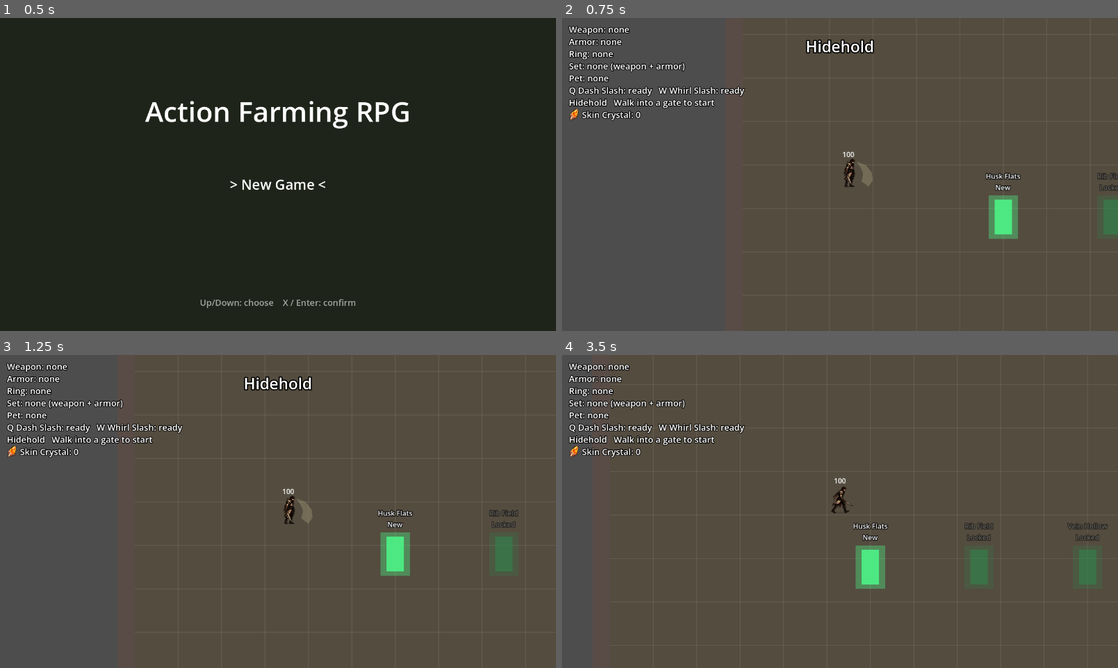
Above: before the commit, frames 1-4 (two rows, left to right).
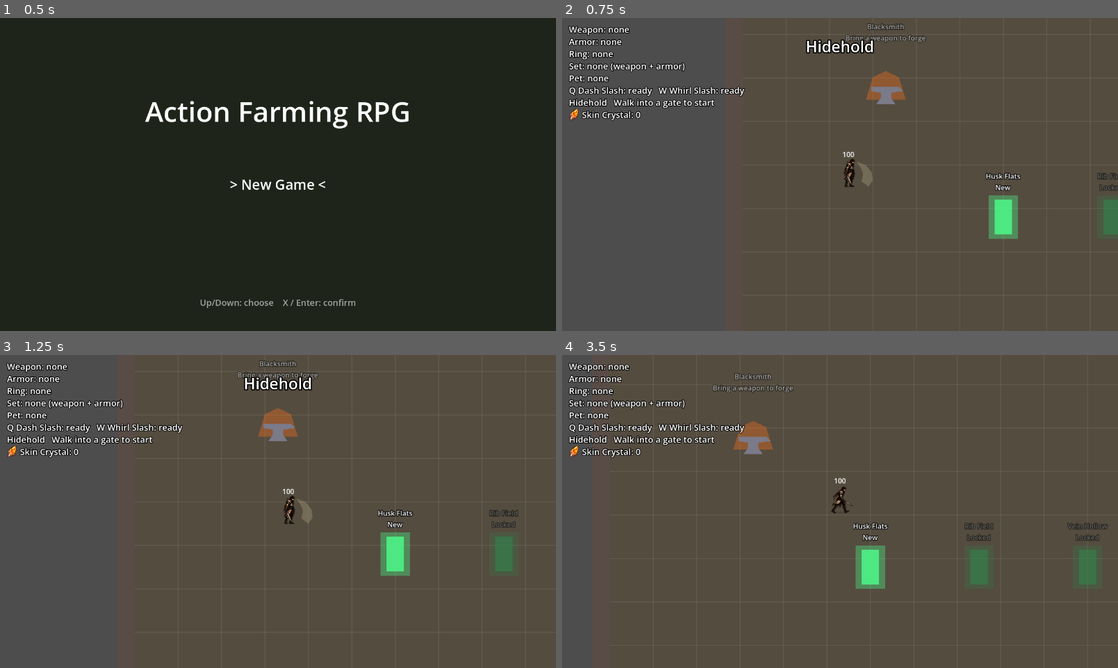
Above: after the commit, the same moments.

Repository: knc219-a11y/second-game
Game: Godot game, scene res://scenes/title.tscn
Same seed, same stepped clock (60 frames per second), same inputs: the game is played once before the commit and once after it.
Inputs:
- Up to frame 1 (0.5 s): no input
- Up to frame 2 (0.75 s): tap Enter (ui_accept) at 0.5 s; hold Right (move_right) from 0.53 s (still down); hold X (attack) from 0.53 s (still down)
- Up to frame 3 (1.25 s): keep holding Right (move_right); keep holding X (attack); tap Enter (ui_accept) at 0.77 s; tap C (interact, bound only after the commit) at 0.8 s
- Up to frame 4 (3.5 s): release Right (move_right) at 1.28 s; release X (attack) at 1.28 s; hold Down (move_down) 1.28-2.03 s; tap C (interact, bound only after the commit) at 1.35, 2.3 s; tap Enter (ui_accept) at 1.52, 3.02 s; tap X (attack) at 1.55, 3.05 s; hold Right (move_right) 2.03-2.78 s; hold X (attack) 2.03-2.78 s; hold Up (move_up) from 2.78 s (still down); tap Space (roll) at 2.85 s

Frame 1 is identical in both runs. In frame 2, 0.8% of the frame differs, in the area x 51-66%, y 1-28%; in frame 3, 0.8%; in frame 4, 0.8%.

Commit message:
Town blacksmith forges the worn weapon +1 with Skin Crystal
Press C at the anvil in town: +1 basic-attack damage per level for 5/10/20
Skin Crystal, up to +3. Forge level is saved (old saves 0); a drop must beat
bonus + forge to replace the weapon, and the new weapon starts at forge 0.

Co-Authored-By: Claude Opus 5.5 (1M context) <noreply@anthropic.com>
Claude-Session: https://claude.ai/code/session_01MoaM9zRWBsCya6WM9ej4Uz

Diff:
--- a/project.godot
+++ b/project.godot
@@ -68,6 +68,11 @@
 "events": [Object(InputEventKey,"resource_local_to_scene":false,"resource_name":"","device":-1,"window_id":0,"alt_press …(190 unchanged characters)…
 ]
 }
+interact={
+"deadzone": 0.5,
+"events": [Object(InputEventKey,"resource_local_to_scene":false,"resource_name":"","device":-1,"window_id":0,"alt_pressed":false,"shift_pressed":false,"ctrl_pressed":false,"meta_pressed":false,"pressed":false,"keycode":0,"physical_keycode":67,"key_label":0,"unicode":0,"location":0,"echo":false,"script":null)
+]
+}
 pause={
 "deadzone": 0.5,
 "events": [Object(InputEventKey,"resource_local_to_scene":false,"resource_name":"","device":-1,"window_id":0,"alt_press …(195 unchanged characters)…
--- a/scripts/player.gd
+++ b/scripts/player.gd
@@ -85,11 +85,17 @@
 # what's worn breaks down into Skin Crystal on pickup, salvage_amounts[rarity]
 # of it (Common 1, Magic 2, Rare 4, Legendary 8). A "+N Skin Crystal" popup
 # rises above the Player in the drop's rarity color, and the HUD keeps the
-# count. Saved in SAVE_PATH [materials]; nothing spends it yet (blacksmith later).
+# count. Saved in SAVE_PATH [materials]; the town blacksmith spends it (forge_costs).
 @export var material_name: String = "Skin Crystal"
 @export var salvage_amounts: Array[int] = [1, 2, 4, 8]
 @export var salvage_popup_time: float = 0.9
 @export var salvage_popup_rise: float = 36.0
+# Town blacksmith (test_map.gd): forging the worn weapon costs forge_costs[level]
+# Skin Crystal for the next level (+1 damage per level on basic attack hits),
+# up to forge_costs.size() (+3). The level belongs to that weapon: a drop only
+# replaces it if its bonus beats bonus + forge, and the new weapon starts at 0.
+# Saved in SAVE_PATH [gear] weapon_forge (older saves load 0).
+@export var forge_costs: Array[int] = [5, 10, 20]
 # Placeholder spark burst at each graze (grows and fades over graze_spark_duration),
 # and a crackling halo behind the Player while rolling with the ring.
 @export var graze_spark_color: Color = Color(1, 0.8, 0.25, 1)
@@ -259,6 +265,8 @@
 # Rarity (RARITY_NAMES index) and rolled damage bonus of the equipped weapon.
 var weapon_rarity: int = 0
 var weapon_bonus: int = 0
+# Blacksmith level of the equipped weapon (0..forge_costs.size()), +1 damage each.
+var weapon_forge: int = 0
 var has_armor: bool = false
 var has_ring: bool = false
 # Rarity and rolled value of the worn armor (damage taken less) and ring (graze damage).
@@ -807,7 +815,7 @@
 
 
 func _hit_damage() -> int:
-	return combo_damage[combo_index] + weapon_bonus
+	return combo_damage[combo_index] + weapon_bonus + weapon_forge
 
 
 func has_set() -> bool:
@@ -929,20 +937,64 @@
 	# A drop no better than the current weapon is salvaged into Skin Crystal.
 	if is_dead:
 		return
-	if weapon_tier > 0 and bonus <= weapon_bonus:
-		print("Passed on %s (wearing +%d)" % [weapon_text(tier, rarity, bonus), weapon_bonus])
+	# The forge levels count, so a forged weapon is never swapped for a weaker one.
+	if weapon_tier > 0 and bonus <= weapon_bonus + weapon_forge:
+		print("Passed on %s (wearing +%d)" % [weapon_text(tier, rarity, bonus), weapon_bonus + weapon_forge])
 		salvage(rarity)
 		return
 	weapon_tier = tier
 	weapon_rarity = rarity
 	weapon_bonus = bonus
+	if weapon_forge > 0:
+		print("Forge +%d lost with the old weapon" % weapon_forge)
+	weapon_forge = 0
 	var i := tier - 1
 	print("Picked up %s" % weapon_text(tier, rarity, bonus))
-	weapon_label.text = "Weapon: %s damage" % weapon_text(tier, rarity, bonus)
 	weapon_label.add_theme_color_override("font_color", rarity_colors[rarity])
+	_update_weapon_label()
 	attack_arc.color = weapon_arc_color[i]
 	_update_set_label()
 	_save_gear()
+
+
+func _update_weapon_label() -> void:
+	var text := weapon_text(weapon_tier, weapon_rarity, weapon_bonus)
+	if weapon_forge > 0:
+		text += ", Forge +%d (+%d)" % [weapon_forge, weapon_bonus + weapon_forge]
+	weapon_label.text = "Weapon: %s damage" % text
+
+
+# The next forge level's cost in Skin Crystal, or -1 when unarmed or maxed.
+func forge_cost() -> int:
+	if weapon_tier == 0 or weapon_forge >= forge_costs.size():
+		return -1
+	return forge_costs[weapon_forge]
+
+
+# Blacksmith: spends Skin Crystal for +1 forge on the worn weapon. Pops up the
+# result above the Player either way; returns true if it forged.
+func forge_weapon() -> bool:
+	var cost := forge_cost()
+	if is_dead:
+		return false
+	if weapon_tier == 0:
+		_spawn_salvage_popup("No weapon to forge", rarity_colors[0])
+		return false
+	if cost < 0:
+		_spawn_salvage_popup("Forge maxed", rarity_colors[weapon_rarity])
+		return false
+	if materials < cost:
+		_spawn_salvage_popup("Need %d %s" % [cost, material_name], Color(1, 0.4, 0.35, 1))
+		return false
+	materials -= cost
+	weapon_forge += 1
+	print("Forged %s to +%d for %d %s (now %d)" % [weapon_text(weapon_tier, weapon_rarity, weapon_bonus), weapon_forge, cost, material_name, materials])
+	_update_material_label()
+	_update_weapon_label()
+	_save_gear()
+	play_pickup_sound(0.8)
+	_spawn_salvage_popup("Forge +%d!" % weapon_forge, rarity_colors[weapon_rarity])
+	return true
 
 
 # value < 0 means the plain base (a Common of armor_damage_reduction).
@@ -1054,6 +1106,7 @@
 	cfg.set_value("gear", "weapon_tier", weapon_tier)
 	cfg.set_value("gear", "weapon_rarity", weapon_rarity)
 	cfg.set_value("gear", "weapon_bonus", weapon_bonus)
+	cfg.set_value("gear", "weapon_forge", weapon_forge)
 	cfg.set_value("gear", "armor", has_armor)
 	cfg.set_value("gear", "armor_rarity", armor_rarity)
 	cfg.set_value("gear", "armor_value", armor_value)
@@ -1078,7 +1131,12 @@
 	if tier > 0:
 		# Saves from before rarity load as a Common with the tier's plain bonus.
 		var rarity: int = clampi(cfg.get_value("gear", "weapon_rarity", 0), 0, RARITY_NAMES.size() - 1)
+		# Read before equip_weapon, which resets and saves it.
+		var forge: int = clampi(cfg.get_value("gear", "weapon_forge", 0), 0, forge_costs.size())
 		equip_weapon(tier, rarity, cfg.get_value("gear", "weapon_bonus", weapon_damage_bonus[tier - 1]))
+		weapon_forge = forge
+		_update_weapon_label()
+		_save_gear()
 	# Armor and ring from before rarity load as Common with the base value.
 	var last := RARITY_NAMES.size() - 1
 	if cfg.get_value("gear", "armor", false):
@@ -1087,7 +1145,7 @@
 		equip_ring(clampi(cfg.get_value("gear", "ring_rarity", 0), 0, last), cfg.get_value("gear", "ring_value", ring_roll_damage))
 	if kind > 0:
 		equip_pet(kind)
-	print("Loaded save: weapon %d +%d, armor %s -%d, ring %s %d, pet %d, %d %s" % [weapon_tier, weapon_bonus, has_armor, armor_value, has_ring, ring_value, pet_kind, materials, material_name])
+	print("Loaded save: weapon %d +%d forge %d, armor %s -%d, ring %s %d, pet %d, %d %s" % [weapon_tier, weapon_bonus, weapon_forge, has_armor, armor_value, has_ring, ring_value, pet_kind, materials, material_name])
 
 
 # Returns false at full HP (or dead) so the drop stays on the ground.
--- a/scripts/test_map.gd
+++ b/scripts/test_map.gd
@@ -230,6 +230,13 @@
 const DUNGEON_GATE_COLOR := Color(1, 0.35, 0.3, 0.8)
 var in_hub: bool = false
 var hub_gates: Array = []
+# Town blacksmith (placeholder anvil, town only): standing within
+# blacksmith_radius and pressing `interact` (C) forges the worn weapon +1 for
+# Skin Crystal (player.gd forge_weapon / forge_costs). Its label shows the next cost.
+const BLACKSMITH_POSITION := Vector2(330, 260)
+@export var blacksmith_radius: float = 80.0
+var blacksmith: Node2D = null
+var blacksmith_label: Label = null
 var unlocked: int = 1
 # Stage grade from hits taken (player.gd hits_taken) during the stage: S up to
 # grade_s_hits, A up to grade_a_hits, else B. Shown on the clear banner; the
@@ -334,6 +341,7 @@
 			enemies.remove_child(e)
 			e.free()
 		_build_hub_gates()
+		_build_blacksmith()
 		_enter_hub()
 	enemies.child_exiting_tree.connect(_on_enemy_exiting)
 	_update_kill_label()
@@ -354,8 +362,53 @@
 		hub_gates.append(gate)
 
 
+# Placeholder anvil with a forge glow behind it, in the y-sorted World.
+func _build_blacksmith() -> void:
+	blacksmith = Node2D.new()
+	blacksmith.name = "Blacksmith"
+	blacksmith.position = BLACKSMITH_POSITION
+	var glow := Polygon2D.new()
+	glow.color = Color(1, 0.45, 0.1, 0.35)
+	glow.polygon = PackedVector2Array([Vector2(-46, -10), Vector2(-30, -62), Vector2(0, -76), Vector2(30, -62), Vector2(46, -10)])
+	blacksmith.add_child(glow)
+	var anvil := Polygon2D.new()
+	anvil.color = Color(0.48, 0.48, 0.54, 1)
+	anvil.polygon = PackedVector2Array([Vector2(-34, -40), Vector2(30, -40), Vector2(40, -30), Vector2(12, -26), Vector2(12, -14), Vector2(22, 0), Vector2(-22, 0), Vector2(-12, -14), Vector2(-12, -26), Vector2(-34, -30)])
+	blacksmith.add_child(anvil)
+	blacksmith_label = Label.new()
+	blacksmith_label.horizontal_alignment = HORIZONTAL_ALIGNMENT_CENTER
+	blacksmith_label.position = Vector2(-150, -190)
+	blacksmith_label.size = Vector2(300, 50)
+	blacksmith_label.add_theme_constant_override("outline_size", 6)
+	blacksmith_label.add_theme_color_override("font_outline_color", Color(0, 0, 0, 1))
+	blacksmith.add_child(blacksmith_label)
+	blacksmith.visible = false
+	world.add_child(blacksmith)
+
+
+func _near_blacksmith() -> bool:
+	return player.position.distance_to(BLACKSMITH_POSITION) <= blacksmith_radius
+
+
+func _update_blacksmith_label() -> void:
+	var cost: int = player.forge_cost()
+	var line := "Forge +%d: %d %s" % [player.weapon_forge + 1, cost, player.material_name]
+	if player.weapon_tier == 0:
+		line = "Bring a weapon to forge"
+	elif cost < 0:
+		line = "Forge maxed (+%d)" % player.weapon_forge
+	var near := _near_blacksmith()
+	if near and cost > 0:
+		line = "[C] " + line
+	blacksmith_label.text = "Blacksmith\n" + line
+	blacksmith_label.modulate = Color(1, 1, 1, 1) if near else Color(1, 1, 1, 0.6)
+
+
 func _enter_hub() -> void:
 	in_hub = true
+	if blacksmith != null:
+		blacksmith.visible = true
+		_update_blacksmith_label()
 	stage_cleared = false
 	exit_gate.visible = false
 	_build_rocks([])
@@ -1059,6 +1112,8 @@
 	in_hub = false
 	for gate in hub_gates:
 		gate.visible = false
+	if blacksmith != null:
+		blacksmith.visible = false
 	if target == 0:
 		_enter_hub()
 	elif target > STAGES.size():
@@ -1111,6 +1166,9 @@
 		if moving_on:
 			return
 		if in_hub:
+			if _near_blacksmith() and Input.is_action_just_pressed("interact"):
+				player.forge_weapon()
+			_update_blacksmith_label()
 			for i in hub_gates.size():
 				if i + 1 <= unlocked and player.position.distance_to(hub_gates[i].position) <= exit_radius:
 					_move_on(i + 1)
